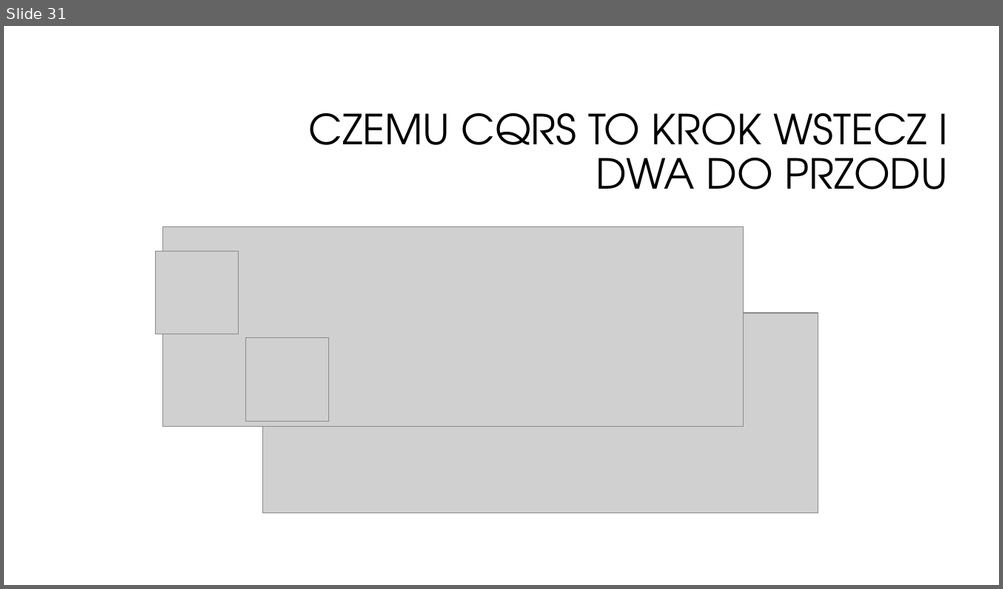
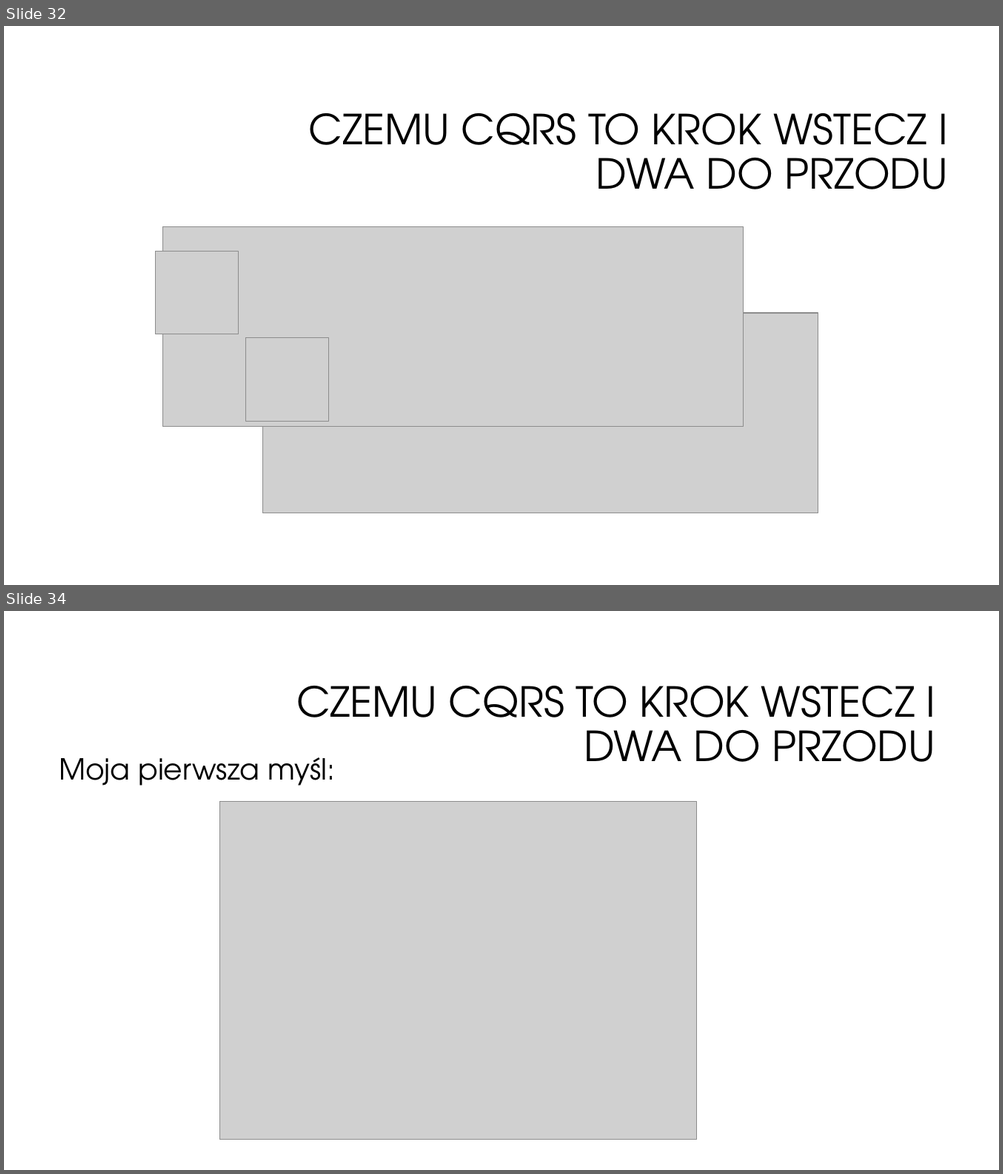
Before and after one commit to oskardudycz/EventSourcing.NetCore, a slide deck: Slides.pptx. Shown one above the other, each under a label of ours: slide 31 before the commit, slides 32 and 34 after it; the slides between them are not shown. The pictures are 1003x589 and 1003x1174 pixels, drawn with LibreOffice and Linux fonts; fonts in the diff are those of the drawing; grey boxes stand for pictures; background and template pictures are left out. Boxes give left, top, right and bottom in pixels: in the first picture for what was removed or moved away, otherwise in the second. Text is boxed around its words. In the diff, an @@ line names an element or a change of style, - is before the commit and + after.

Commit message:
CQRS slides ready

```diff
--- a/Slides.pptx
+++ b/Slides.pptx
@@ slide 34 added at [4, 611, 999, 1170], background #FFFFFF @@
@@ title added at [296, 686, 935, 762], 40 pt, text #000000 @@
+CZEMU CQRS TO KROK WSTECZ I DWA DO PRZODU
@@ text added at [59, 758, 335, 786], 28 pt, text #000000 @@
+Moja pierwsza myśl:
@@ picture added at [219, 802, 697, 1140] @@
@@ what was slide 31 is now slide 32 @@
```
Also in this commit, not shown: 2 slides changed, 6 other slides added.
